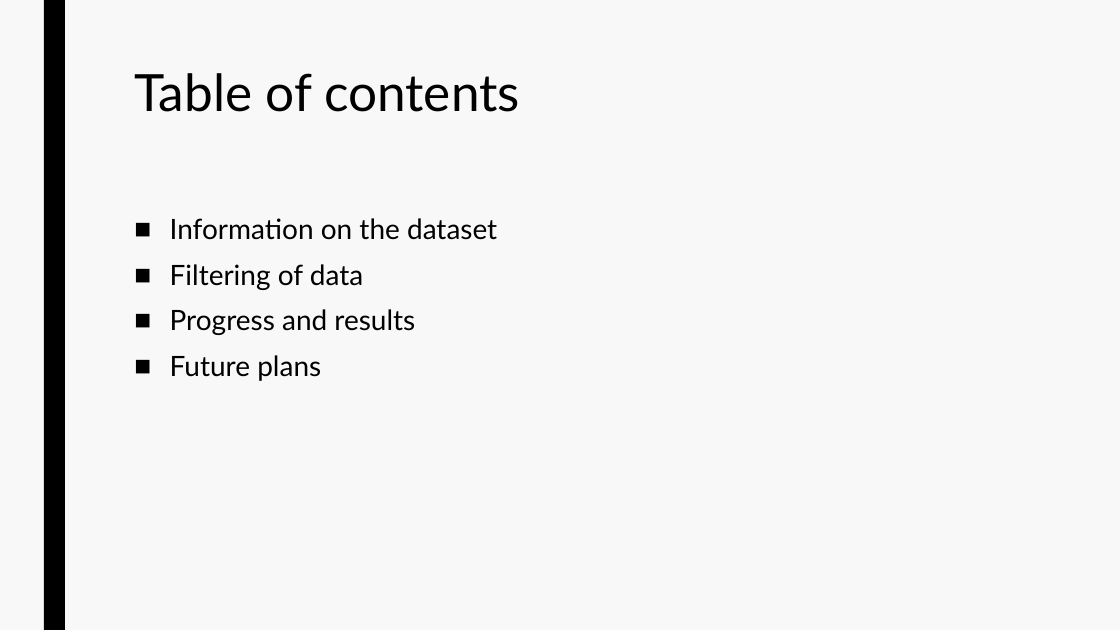
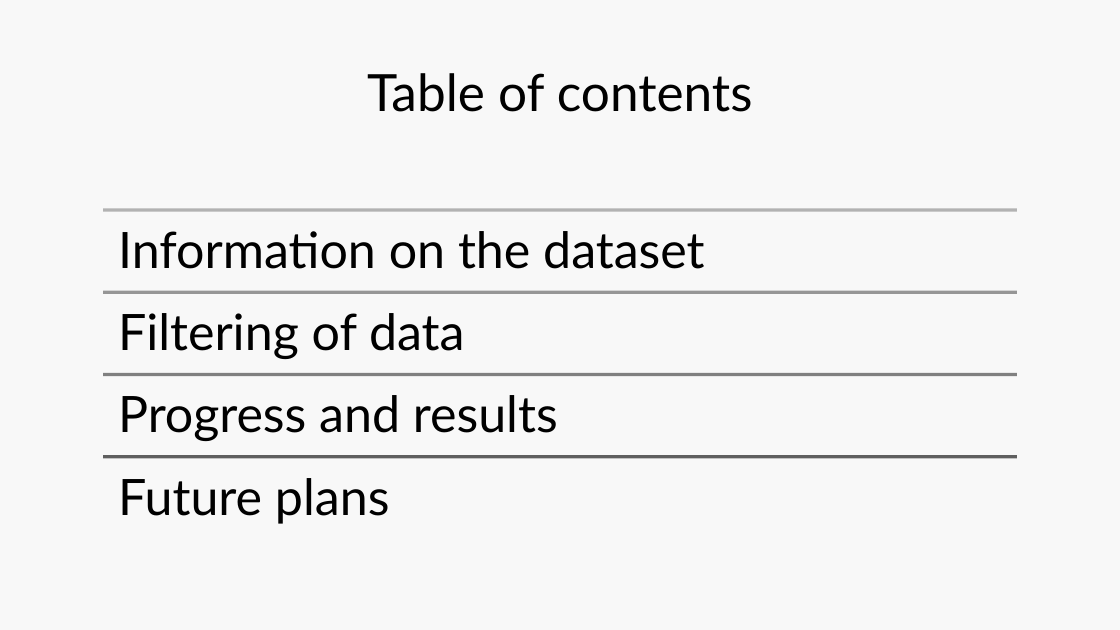
Before and after one commit to datascience-mobi/group-02-project-4-2, a slide deck: slide 2 of Project Proposal.pptx. Drawn at 1120x630 pixels with LibreOffice and Linux fonts; fonts in the diff are those of the drawing. Boxes give left, top, right and bottom in pixels: in the first picture for what was removed or moved away, otherwise in the second. Text is boxed around its words. In the diff, an @@ line names an element or a change of style, - is before the commit and + after.

Commit message:
table of contents sieht jetzt besser aus

```diff
--- a/Project Proposal.pptx
+++ b/Project Proposal.pptx
@@ rectangle added at (0,0,1120,630), fill #F8F8F8 @@
@@ title "Table of contents": place and size @@
-title "Table of contents" at (134,73,520,112)
+title "Table of contents" at (367,73,753,112)
@@ title "Table of contents" at (367,73,753,112): alignment left to centre @@
@@ text removed at (170,218,497,381) @@
-■ Information on the dataset
-■ Filtering of data
-■ Progress and results
-■ Future plans
@@ group added at (103,210,1017,524): 4 lines, 4 texts @@
+Information on the dataset
+Filtering of data
+Progress and results
+Future plans
```
